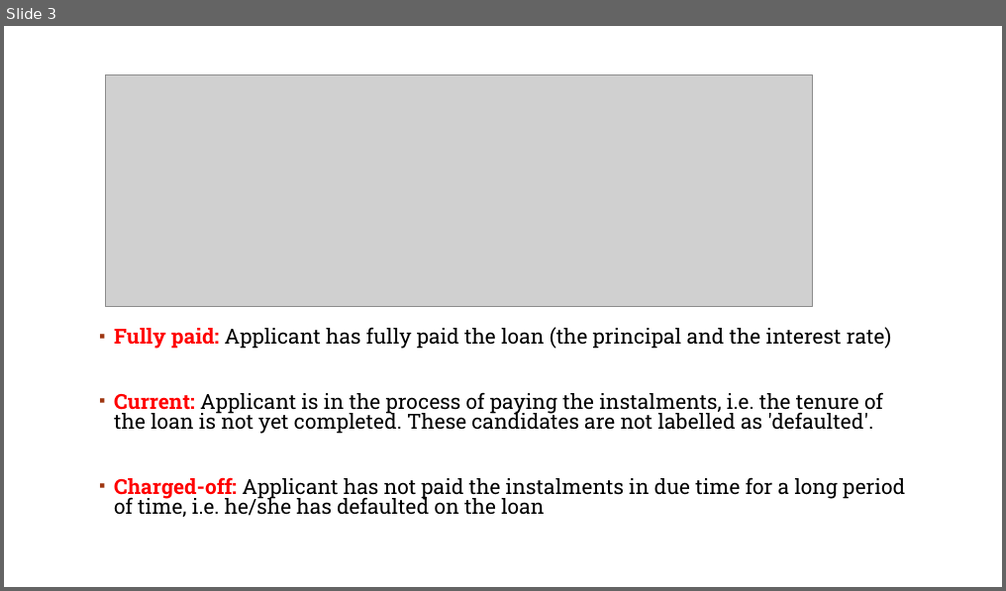
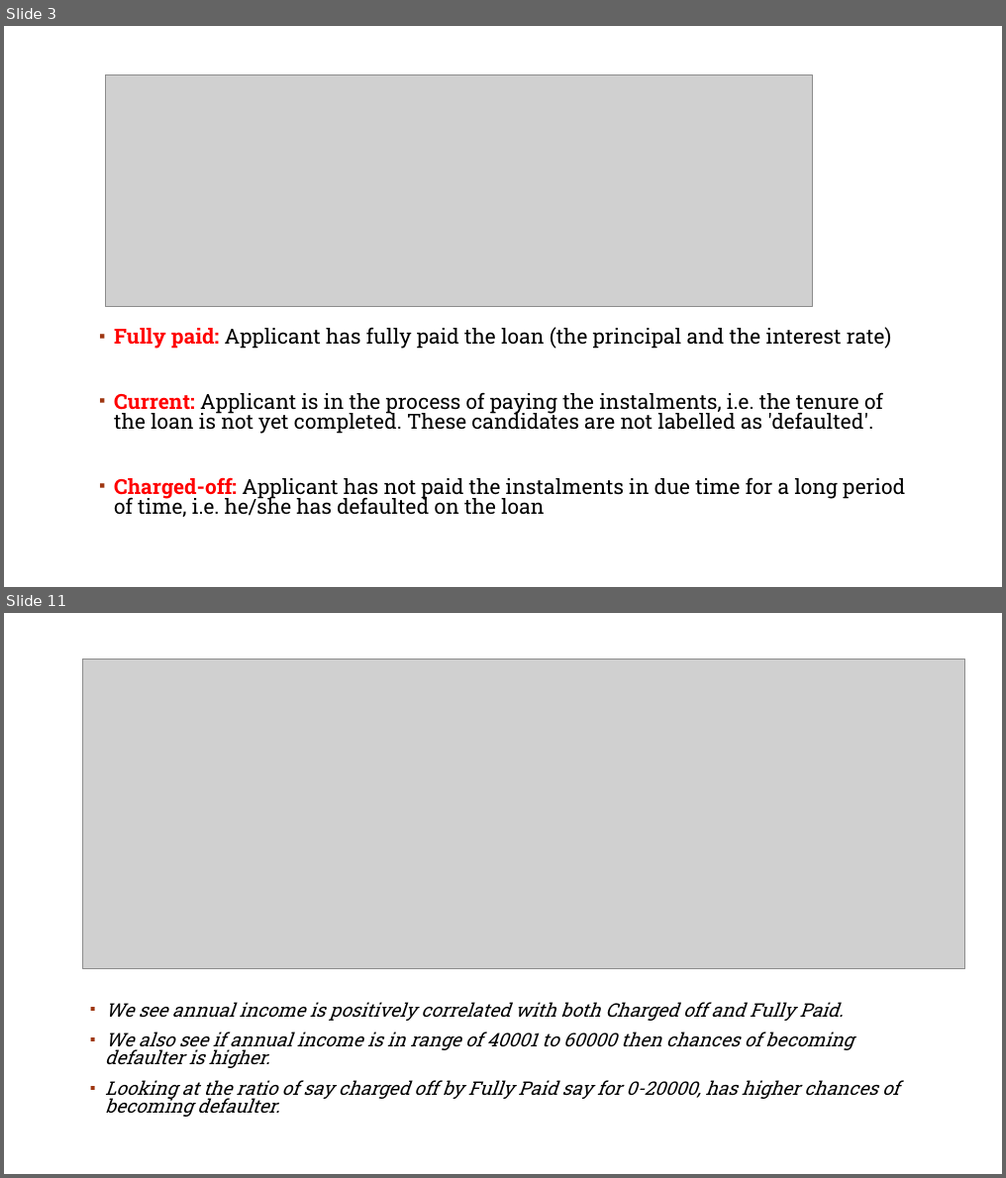
Before and after one commit to rahul2july/lendingclubcasestudy, a slide deck: lendingclubcasestudy.pptx. Shown one above the other, each under a label of ours: slide 3 before the commit, slides 3 and 11 after it; the slides between them are not shown. The pictures are 1006x591 and 1006x1178 pixels, drawn with LibreOffice and Linux fonts; fonts in the diff are those of the drawing; grey boxes stand for pictures; background and template pictures are left out. Boxes give left, top, right and bottom in pixels: in the first picture for what was removed or moved away, otherwise in the second. Text is boxed around its words. In the diff, an @@ line names an element or a change of style, - is before the commit and + after.

```diff
--- a/lendingclubcasestudy.pptx
+++ b/lendingclubcasestudy.pptx
@@ slide 11 added at [4,613,1002,1174], background #FFFFFF; not listed: 1 template element that a slide beside it also shows @@
@@ picture added at [82,659,965,969] @@
@@ text added at [105,1002,899,1117], 18 pt, text #000000, italic @@
+▪ We see annual income is positively correlated with both Charged off and Fully Paid.
+▪ We also see if annual income is in range of 40001 to 60000 then chances of becoming defaulter is higher.
+▪ Looking at the ratio of say charged off by Fully Paid say for 0-20000, has higher chances of becoming defaulter.
```
Also in this commit, not shown: 3 slides changed, 2 other slides added, 1 slide removed.
